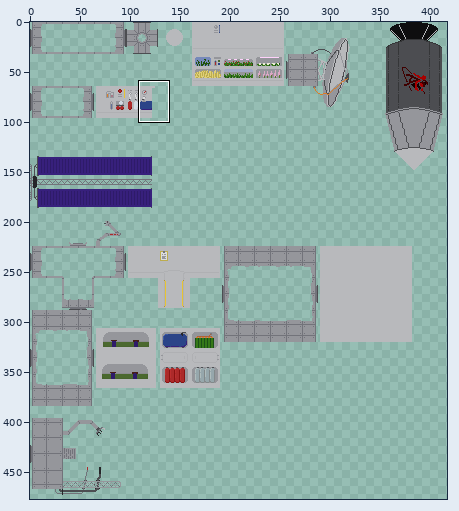
One commit to this sprite sheet: android/assets/img/station.png. The picture above shows the old version from afar; the outline marks the close-up.
Close-up. First the earlier version:
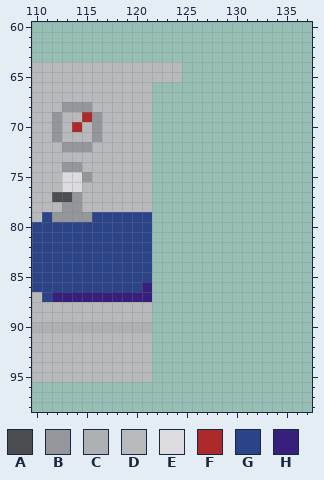
The file is 512x512 pixels. Colours within 5 levels of each other are drawn and written as one. Shown: x 110..137, y 60..98. The wide view leaves out empty margins.
Palette (. is transparent): A #4c4d51  B #95969b  C #afb0b3  D #b8b9bc  E #dcdcde  F #ac2a2a  G #2b4488  H #37207c
Pixels before, first column x 110:
64 DDDDDDDDDDDDDDD
65 DDDDDDDDDDDDDDD
66 DDDDDDDDDDDD...
67 DDDDDDDDDDDD...
68 DDDBBBDDDDDD...
69 DDBDDFBDDDDD...
70 DDBDFDBDDDDD...
71 DDBDDDBDDDDD...
72 DDDBBBDDDDDD...
73 DDDDDDDDDDDD...
74 DDDBBDDDDDDD...
75 DDDEEBDDDDDD...
76 DDDEEDDDDDDD...
77 DDAABDDDDDDD...
78 DDDBBDDDDDDD...
79 DGBBBBGGGGGG...
80 GGGGGGGGGGGG...
81 GGGGGGGGGGGG...
82 GGGGGGGGGGGG...
83 GGGGGGGGGGGG...
84 GGGGGGGGGGGG...
85 GGGGGGGGGGGG...
86 GGGGGGGGGGGH...
87 DGHHHHHHHHHH...
88 DDDDDDDDDDDD...
89 DDDDDDDDDDDD...
90 CCCCCCCCCCCC...
91 DDDDDDDDDDDD...
92 DDDDDDDDDDDD...
93 DDDDDDDDDDDD...
94 DDDDDDDDDDDD...
95 DDDDDDDDDDDD...
Now the later version:
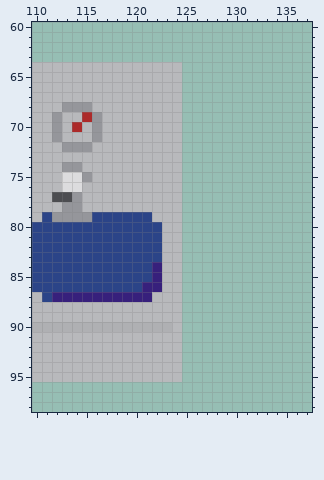
Edits made:
y 66..79: x 122..124 ... -> DDD
y 80..83: x 122..124 ... -> GDD
y 84..86: x 122..124 ... -> HDD
y 87..89: x 122..124 ... -> DDD
y 90: x 122..124 ... -> CCD
y 91..95: x 122..124 ... -> DDD
